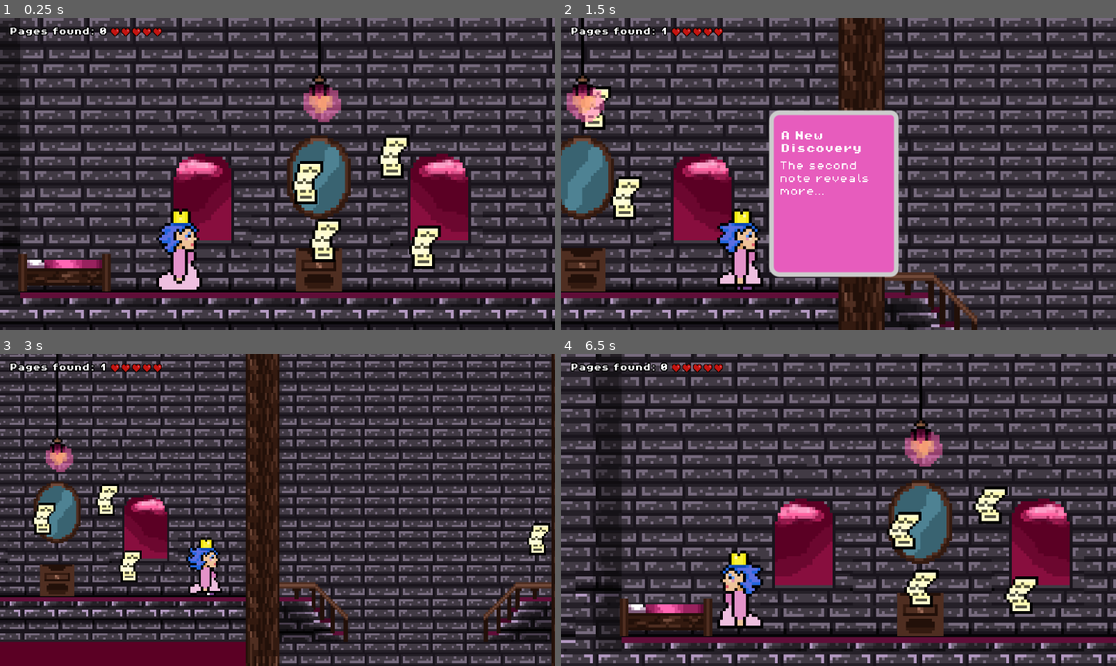
Above: before the commit, frames 1-4 (two rows, left to right).
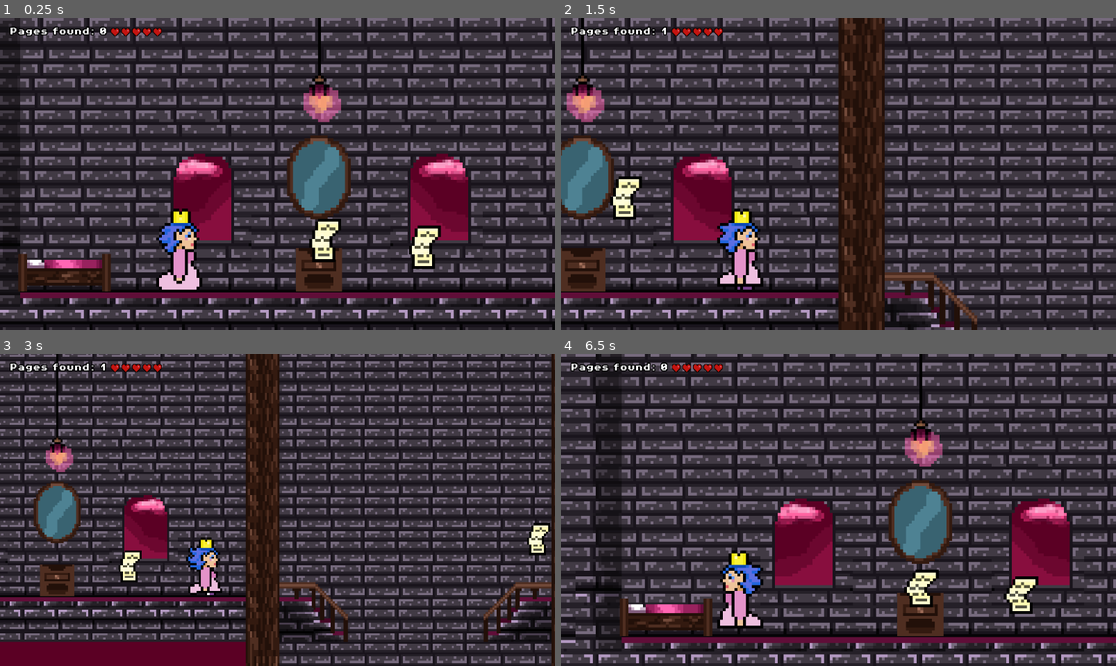
Above: after the commit, the same moments.

Repository: Gert1337/Game1
Game: Godot game, scene res://scenes/game.tscn
Same seed, same stepped clock (60 frames per second), same inputs: the game is played once before the commit and once after it.
Inputs:
- Up to frame 1 (0.25 s): no input
- Up to frame 2 (1.5 s): tap Enter (ui_accept) at 0.5, 0.6 s; hold Right (move_right) from 0.53 s (still down); tap Space (jump) at 0.77 s; tap C (CloseDiaryPage, bound only after the commit) at 0.8, 1.35 s
- Up to frame 3 (3 s): tap Space (jump) at 1.52 s; tap Enter (ui_accept) at 1.55, 2.85 s; release Right (move_right) at 2.03 s; hold Left (move_left) 2.03-2.78 s; tap Z (shoot) at 2.1 s; tap C (CloseDiaryPage, bound only after the commit) at 2.3 s; hold Right (move_right) from 2.78 s (still down)
- Up to frame 4 (6.5 s): tap Space (jump) at 3.02, 3.77, 4.52, 6.02 s; tap C (CloseDiaryPage, bound only after the commit) at 3.6, 5.1 s; release Right (move_right) at 4.28 s; hold Left (move_left) 4.28-5.03 s; tap Enter (ui_accept) at 4.35, 6.05 s; hold Right (move_right) 5.03-5.78 s; hold Left (move_left) from 5.78 s (still down); tap Z (shoot) at 5.85 s

The runs differ from the first frame. In frame 1, 1.2% of the frame differs, in the area x 52-74%, y 37-60%; in frame 2, 13%, in the area x 3-61%, y 21-84%; in frame 3, 0.6%; in frame 4, 1.1%.

Commit message:
working que system for dairy pages, now they just need content

Diff:
--- a/project.godot
+++ b/project.godot
@@ -43,7 +43,16 @@
 shoot={
 "deadzone": 0.2,
 "events": [Object(InputEventKey,"resource_local_to_scene":false,"resource_name":"","device":-1,"window_id":0,"alt_press …(192 unchanged characters)…
-, Object(InputEventKey,"resource_local_to_scene":false,"resource_name":"","device":-1,"window_id":0,"alt_pressed":false,"shift_pressed":false,"ctrl_pressed":false,"meta_pressed":false,"pressed":false,"keycode":0,"physical_keycode":88,"key_label":0,"unicode":120,"location":0,"echo":false,"script":null)
+]
+}
+enter={
+"deadzone": 0.2,
+"events": [Object(InputEventKey,"resource_local_to_scene":false,"resource_name":"","device":-1,"window_id":0,"alt_pressed":false,"shift_pressed":false,"ctrl_pressed":false,"meta_pressed":false,"pressed":false,"keycode":0,"physical_keycode":4194309,"key_label":0,"unicode":0,"location":0,"echo":false,"script":null)
+]
+}
+CloseDiaryPage={
+"deadzone": 0.22,
+"events": [Object(InputEventKey,"resource_local_to_scene":false,"resource_name":"","device":-1,"window_id":0,"alt_pressed":false,"shift_pressed":false,"ctrl_pressed":false,"meta_pressed":false,"pressed":false,"keycode":0,"physical_keycode":67,"key_label":0,"unicode":99,"location":0,"echo":false,"script":null)
 ]
 }
 
--- a/scenes/dialog.tscn
+++ b/scenes/dialog.tscn
@@ -1,23 +1,17 @@
-[gd_scene load_steps=5 format=3 uid="uid://b5d7cki3u7n4e"]
+[gd_scene load_steps=6 format=3 uid="uid://b5d7cki3u7n4e"]
 
 [ext_resource type="Script" uid="uid://wgk6xtu0uof0" path="res://scripts/diary_dialog_control.gd" id="1_pkx4w"]
+[ext_resource type="Texture2D" uid="uid://2dawtnkqbpp4" path="res://assets/sprites/diarypage_notorn.png" id="2_auqi6"]
 [ext_resource type="FontFile" uid="uid://lhcl8yfyji7b" path="res://assets/fonts/PixelOperator8-Bold.ttf" id="2_tmfn4"]
 [ext_resource type="FontFile" uid="uid://du4cunskre3u3" path="res://assets/fonts/PixelOperator8.ttf" id="3_auqi6"]
 
-[sub_resource type="StyleBoxFlat" id="StyleBoxFlat_36pgd"]
-bg_color = Color(0.905955, 0.359572, 0.743152, 1)
-border_width_left = 4
-border_width_top = 4
-border_width_right = 4
-border_width_bottom = 4
-corner_radius_top_left = 8
-corner_radius_top_right = 6
-corner_radius_bottom_right = 6
-corner_radius_bottom_left = 8
+[sub_resource type="StyleBoxTexture" id="StyleBoxTexture_4wims"]
+texture = ExtResource("2_auqi6")
 
 [node name="DialogBox" type="Control"]
 z_index = 14
 layout_mode = 3
+anchors_preset = 0
 offset_left = 443.0
 offset_top = 245.0
 offset_right = 726.0
@@ -42,14 +36,15 @@
 offset_right = 88.123
 offset_bottom = 76.5
 scale = Vector2(0.4, 0.4)
-theme_override_styles/panel = SubResource("StyleBoxFlat_36pgd")
+theme_override_styles/panel = SubResource("StyleBoxTexture_4wims")
 
 [node name="Titel" type="Label" parent="PanelContainer"]
 layout_mode = 1
-offset_left = 10.0001
-offset_top = 17.5
-offset_right = 103.0
-offset_bottom = 40.5
+offset_left = 15.0
+offset_top = 9.99997
+offset_right = 90.0
+offset_bottom = 33.0
+theme_override_colors/font_color = Color(0, 0, 0, 0.989)
 theme_override_fonts/font = ExtResource("2_tmfn4")
 theme_override_font_sizes/font_size = 8
 text = "hi"
@@ -63,10 +58,11 @@
 anchor_top = 0.5
 anchor_right = 0.5
 anchor_bottom = 0.5
-offset_left = -47.0
-offset_top = -28.5
-offset_right = 46.0
-offset_bottom = 4.5
+offset_left = -35.9999
+offset_top = -32.0
+offset_right = 39.0001
+offset_bottom = 63.0
+theme_override_colors/font_color = Color(0, 0, 0, 0.994)
 theme_override_fonts/font = ExtResource("3_auqi6")
 theme_override_font_sizes/font_size = 8
 text = "hi"
--- a/scenes/game.tscn
+++ b/scenes/game.tscn
@@ -270,10 +270,12 @@
 floor_snap_length = 15.5
 
 [node name="DialogBox" parent="Player" instance=ExtResource("6_kvpfn")]
-offset_left = 32.8415
-offset_top = 3.78793
-offset_right = 32.8415
-offset_bottom = 3.78793
+offset_left = 39.2141
+offset_top = 22.3264
+offset_right = 39.2141
+offset_bottom = 22.3264
+grow_horizontal = 1
+grow_vertical = 1
 
 [node name="Camera2D" type="Camera2D" parent="Player"]
 position = Vector2(0, -5)
@@ -301,12 +303,6 @@
 [node name="green_slime" parent="." instance=ExtResource("9_0tnpc")]
 position = Vector2(309.969, 8.54288)
 
-[node name="DiaryPage" parent="." instance=ExtResource("10_vtaks")]
-position = Vector2(57.9558, -31.7938)
-
-[node name="DiaryPage2" parent="." instance=ExtResource("10_vtaks")]
-position = Vector2(28.0993, -22.9302)
-
 [node name="DiaryPage3" parent="." instance=ExtResource("10_vtaks")]
 position = Vector2(68.6854, -0.537827)
 
--- /dev/null
+++ b/scenes/music.gd
@@ -0,0 +1,11 @@
+extends AudioStreamPlayer2D
+
+
+# Called when the node enters the scene tree for the first time.
+func _ready() -> void:
+	set_process_mode(Node.PROCESS_MODE_ALWAYS)
+
+
+# Called every frame. 'delta' is the elapsed time since the previous frame.
+func _process(delta: float) -> void:
+	pass
--- a/scenes/music.tscn
+++ b/scenes/music.tscn
@@ -1,8 +1,10 @@
-[gd_scene load_steps=2 format=3 uid="uid://dlepuxrs6sotm"]
+[gd_scene load_steps=3 format=3 uid="uid://dlepuxrs6sotm"]
 
 [ext_resource type="AudioStream" uid="uid://cdjdshuyrxjdx" path="res://assets/music/PianoKatharina1.mp3" id="1_05ggv"]
+[ext_resource type="Script" uid="uid://ba73mqowi8i26" path="res://scenes/music.gd" id="2_ibx2e"]
 
 [node name="Music" type="AudioStreamPlayer2D"]
 stream = ExtResource("1_05ggv")
 autoplay = true
 bus = &"Music"
+script = ExtResource("2_ibx2e")
--- a/scripts/diary_dialog_control.gd
+++ b/scripts/diary_dialog_control.gd
@@ -2,23 +2,30 @@
 @onready var title1: Label = $PanelContainer/Titel
 @onready var text1: Label = $PanelContainer/Text
 
-
+signal note_dismissed
 
 
 # Called when the node enters the scene tree for the first time.
 func _ready() -> void:
 	hide_note()
 
+
 func _process(delta: float) -> void:
-	if Input.is_action_just_pressed("ui_accept"):  # ui_accept is typically mapped to the Enter key by default
+	if GameManager.showing_diary_page and Input.is_action_just_pressed("CloseDiaryPage"):
+		print("c just pressed")
 		hide_note()
+		emit_signal("note_dismissed")
 
 
 func show_note(title: String, note_text: String):
-	print("showing note")
-	title1.text = title
-	text1.text = note_text
-	show()
+
+		print("Showing note UI:", title)
+		title1.text = title
+		text1.text = note_text
+		show()
+
+
 
 func hide_note():
+	print("Hiding")
 	hide()
--- a/scripts/diary_page.gd
+++ b/scripts/diary_page.gd
@@ -10,17 +10,48 @@
 	{"title": "Dark Realizations", "text": "A third note, things are getting interesting..."},
 	{"title": "The Truth", "text": "The final note, everything makes sense now!"}
 ]
+func _ready() -> void:
+	if note_ui:
+			note_ui.connect("note_dismissed", Callable(self, "_on_note_dismissed"))
 
 func _on_body_entered(body: Node2D) -> void:
 	if picked_up:
 		print("tried picking up a second time")
 		return
-	picked_up = true
-	animation_player_diary.play("pickup")
-	if GameManager.diary_page_log != null:
-		GameManager.add_diary_page_to_log()
-	if note_ui:
-		if GameManager.diary_page_log < diary_notes.size():
-			print("ui")
-			var note = diary_notes[GameManager.diary_page_log]
-			note_ui.show_note(note.title, note.text)
+
+	if body is CharacterBody2D:
+		picked_up = true
+		animation_player_diary.play("pickup")
+
+		if GameManager.diary_page_log != null:
+			GameManager.add_diary_page_to_log()
+
+		if note_ui and GameManager.diary_page_log < diary_notes.size():
+				var note = diary_notes[GameManager.diary_page_log - 1]
+				GameManager.add_diary_page_to_que(note)
+				print("Added note to queue:", note.title)
+		if not GameManager.showing_diary_page:
+			show_first_note()
+		else:
+			return
+
+func show_first_note():
+	if GameManager.queued_notes.size() > 0:
+		print("1qued:", GameManager.queued_notes)
+		var note = GameManager.get_next_note()
+		print("2qued:", GameManager.queued_notes)
+		print(" show first", note.title, GameManager.showing_diary_page)
+		note_ui.show_note(note["title"], note["text"])
+		GameManager.showing_diary_page = true
+		print("Show first node: quednotes:", GameManager.queued_notes)
+
+
+
+func _on_note_dismissed():
+	print("Note dismissed", GameManager.showing_diary_page)
+	GameManager.showing_diary_page = false
+	print(GameManager.queued_notes.size()," maybe no quesed")
+	if GameManager.queued_notes.size() > 0:
+		show_first_note()
+	else:
+		print("no more notes")
--- a/scripts/game_manager.gd
+++ b/scripts/game_manager.gd
@@ -1,7 +1,8 @@
 extends CanvasLayer
 
 var diary_page_log = 0
-
+var showing_diary_page = false
+var queued_notes: Array = []
 var health = 5
 @onready var score_label: Label = $ScoreLabel
 @onready var health_label: Label = $HealthLabel
@@ -9,7 +10,9 @@
 @onready var health_container: HBoxContainer = $HBoxContainer
 signal player_took_damage(damaging_object)
 
+
 func _ready():
+	set_process_mode(Node.PROCESS_MODE_ALWAYS)
 	update_health_display()  # Sørger for, at UI starter med at vise hjerter
 
 
@@ -21,6 +24,14 @@
 	diary_page_log += 1
 	score_label.text ="Pages found: "  + str(diary_page_log)
 	print(diary_page_log)
+
+func add_diary_page_to_que(note: Dictionary):
+	queued_notes.append(note)
+	print("Added note, in gamemanager:", note.title, "Queue size:", queued_notes.size())
+func get_next_note() -> Dictionary:
+	if queued_notes.size() > 0:
+		return queued_notes.pop_front()
+	return {}
 
 func emit_damage_signal(object):
 	emit_signal("player_took_damage",object )
Binary file added: assets/sprites/Diarypagebig.png
Not shown, added: assets/sprites/Diarypagebig.png.import
Binary file added: assets/sprites/diarypage_notorn.png
Not shown, added: assets/sprites/diarypage_notorn.png.import
Not shown, added: scenes/music.gd.uid
